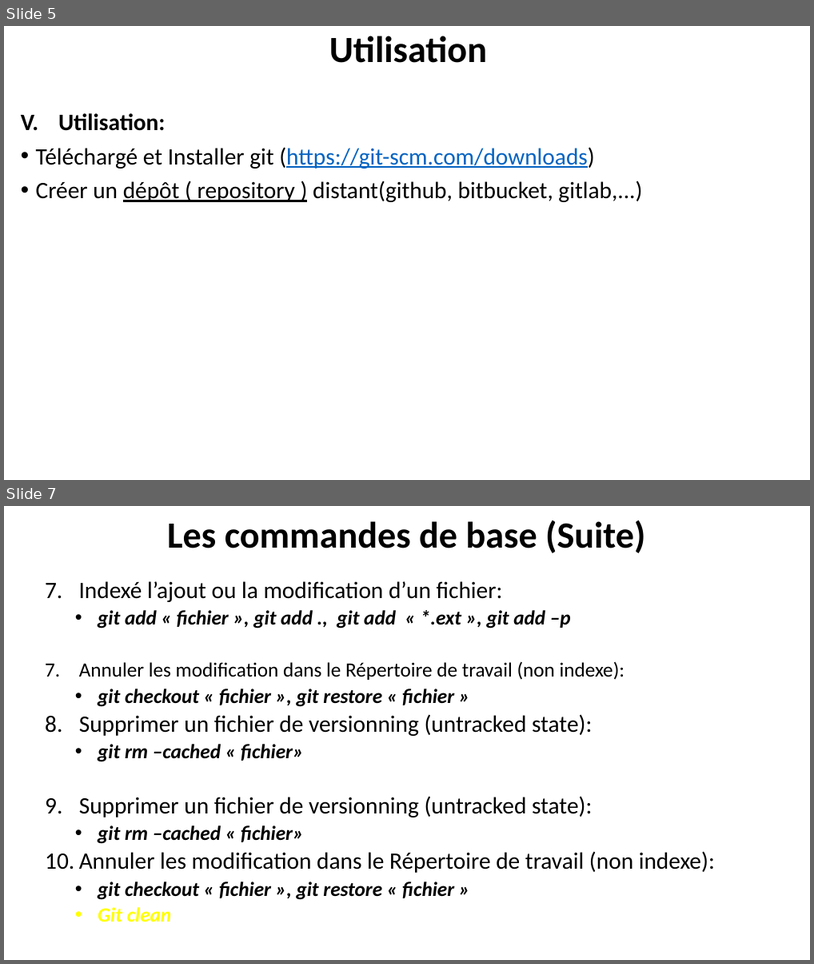
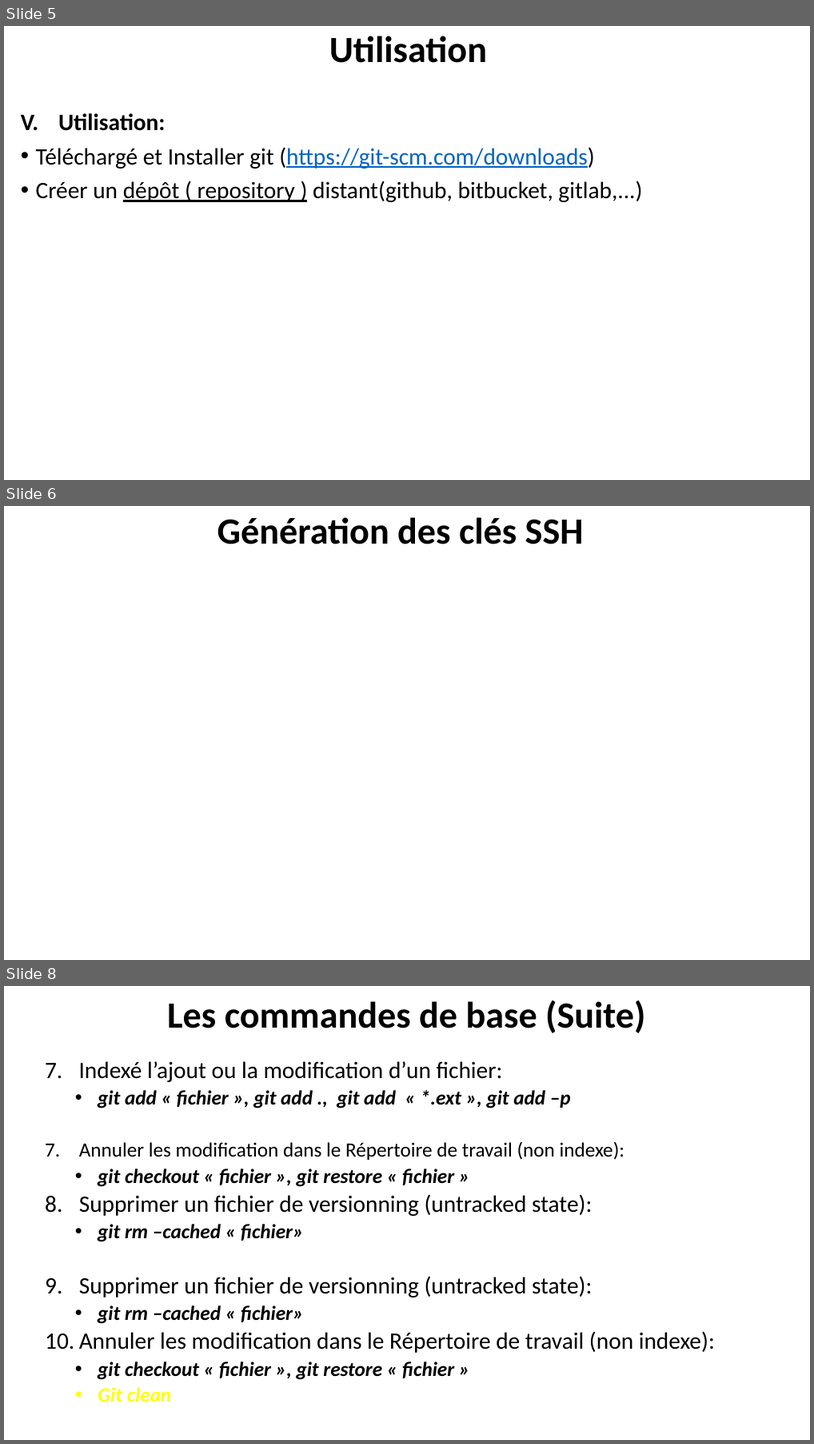
Before and after one commit to belakebiboussad/form, a slide deck: Formation Git.pptx. Shown one above the other, each under a label of ours: slides 5 and 7 before the commit, slides 5, 6 and 8 after it; the slides between them are not shown. The pictures are 814x964 and 814x1444 pixels, drawn with LibreOffice and Linux fonts; fonts in the diff are those of the drawing. Boxes give left, top, right and bottom in pixels: in the first picture for what was removed or moved away, otherwise in the second. Text is boxed around its words. In the diff, an @@ line names an element or a change of style, - is before the commit and + after.

```diff
--- a/Formation Git.pptx
+++ b/Formation Git.pptx
@@ slide 6 added at (4,506,810,960), background #FFFFFF @@
@@ title added at (218,517,584,544), 44 pt, text #000000, bold @@
+Génération des clés SSH
@@ what was slide 7 is now slide 8 @@
```
Also in this commit, not shown: 1 slide changed, 7 other files.
